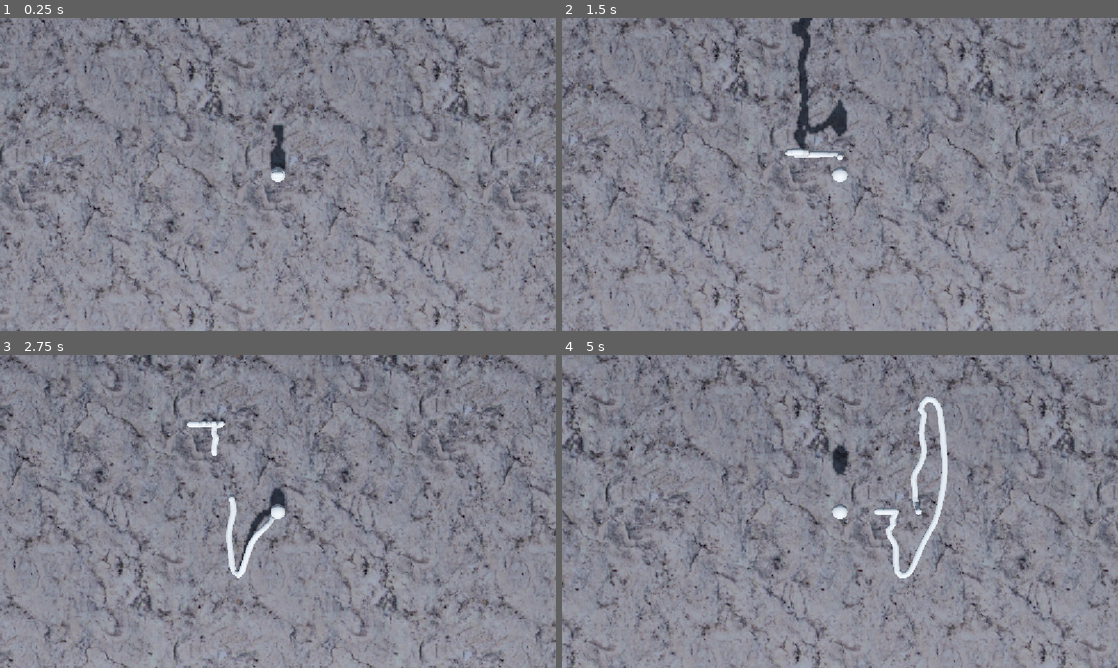
Above: before the commit, frames 1-4 (two rows, left to right).
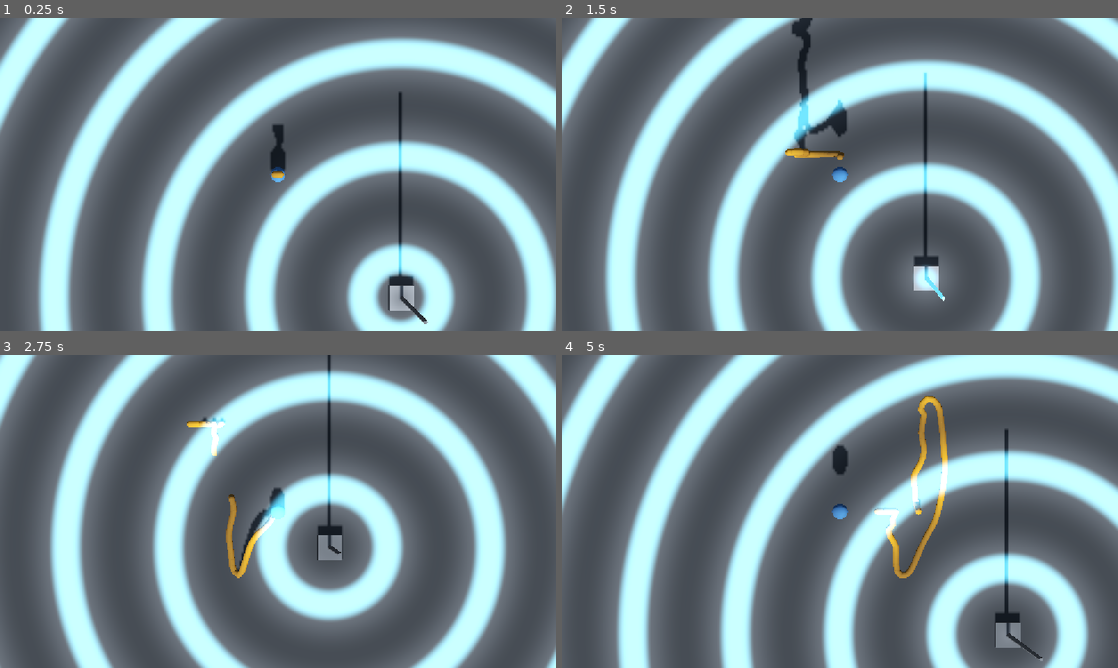
Above: after the commit, the same moments.

Repository: benpm/ldjam59
Game: Godot game, scene res://level.tscn
Two runs of this game, one before a commit and one after it. Both use one fixed random seed, a clock stepped at 60 frames per second and the inputs below.
Inputs (mouse positions are in pixels of both pictures, inside the frame that each line leads up to):
- Up to frame 1 (0.25 s): no input
- Up to frame 2 (1.5 s): move the mouse to (962, 158) at 0.52 s; press the mouse at (962, 158) at 0.53 s; hold D (move_right) 0.53-1.28 s; tap Space (jump) at 0.77 s; move the mouse to (728, 190) at 1.27 s; release the mouse at (728, 190) at 1.28 s; hold S (move_back) from 1.28 s (still down); click (728, 190) at 1.35 s
- Up to frame 3 (2.75 s): tap Space (jump) at 1.52 s; move the mouse to (333, 442) at 2.02 s; release S (move_back) at 2.03 s; press the mouse at (333, 442) at 2.03 s; hold D (move_right) from 2.03 s (still down)
- Up to frame 4 (5 s): move the mouse to (812, 574) at 2.77 s; release D (move_right) at 2.78 s; release the mouse at (812, 574) at 2.78 s; hold W (move_forward) 2.78-3.53 s; click (812, 574) at 2.85 s; tap Space (jump) at 3.02, 3.77, 4.52 s; move the mouse to (1006, 558) at 3.52 s; press the mouse at (1006, 558) at 3.53 s; hold A (move_left) from 3.53 s (still down); move the mouse to (673, 464) at 4.27 s; release the mouse at (673, 464) at 4.28 s; click (673, 464) at 4.35 s

The runs differ from the first frame. In frame 1, 88% of the frame differs, in the area x 0-100%, y 0-100%; in frame 2, 89%; in frame 3, 89%; in frame 4, 89%.

Commit message:
radio tower

Diff:
--- a/dynamic_chain.gd
+++ b/dynamic_chain.gd
@@ -37,6 +37,8 @@
 @export var anchor: Node3D
 @export var end_anchor: Node3D
 @export var link_container: Node3D
+
+@export var link_material: Material
 
 @export var link_mesh: Mesh:
 	set(value):
@@ -95,6 +97,8 @@
 	for i in range(link_count):
 		var inst := MeshInstance3D.new()
 		inst.mesh = mesh
+		if is_instance_valid(link_material):
+			inst.material_override = link_material
 		link_container.add_child(inst)
 		_mesh_instances.append(inst)
 
--- a/level.tscn
+++ b/level.tscn
@@ -5,6 +5,8 @@
 [ext_resource type="Material" uid="uid://copt7k7u3o4ew" path="res://stone.tres" id="1_vonw3"]
 [ext_resource type="Script" uid="uid://cfmqwtgq1lytw" path="res://cables.gd" id="3_0b4ue"]
 [ext_resource type="PackedScene" path="res://player.tscn" id="5_player"]
+[ext_resource type="Shader" path="res://radio_tower.gdshader" id="6_shader"]
+[ext_resource type="PackedScene" uid="uid://dx3m7k9p1vw8n" path="res://radio_tower.tscn" id="7_tower"]
 
 [sub_resource type="ProceduralSkyMaterial" id="ProceduralSkyMaterial_u52ul"]
 
@@ -29,6 +31,24 @@
 
 [sub_resource type="WorldBoundaryShape3D" id="WorldBoundaryShape3D_f2txt"]
 
+[sub_resource type="ShaderMaterial" id="ShaderMaterial_ground"]
+shader = ExtResource("6_shader")
+shader_parameter/ring_speed = 3.0
+shader_parameter/ring_scale = 1.5
+shader_parameter/ring_sharpness = 0.7
+shader_parameter/quant_steps = 4.0
+shader_parameter/albedo = Color(0.35, 0.32, 0.28, 1)
+shader_parameter/ring_color = Color(0.3, 0.8, 1.0, 1.0)
+
+[sub_resource type="ShaderMaterial" id="ShaderMaterial_cable"]
+shader = ExtResource("6_shader")
+shader_parameter/ring_speed = 3.0
+shader_parameter/ring_scale = 1.5
+shader_parameter/ring_sharpness = 0.7
+shader_parameter/quant_steps = 4.0
+shader_parameter/albedo = Color(0.75, 0.45, 0.1, 1)
+shader_parameter/ring_color = Color(0.3, 0.8, 1.0, 1.0)
+
 [node name="Level" type="Node3D" unique_id=1311408348]
 script = ExtResource("1_oi3di")
 
@@ -52,6 +72,7 @@
 link_length = 0.25
 link_count = 100
 link_mesh = SubResource("CapsuleMesh_0b4ue")
+link_material = SubResource("ShaderMaterial_cable")
 
 [node name="Player" parent="." unique_id=987654321 instance=ExtResource("5_player")]
 unique_name_in_owner = true
@@ -61,8 +82,11 @@
 physics_material_override = SubResource("PhysicsMaterial_0b4ue")
 
 [node name="floor" type="MeshInstance3D" parent="StaticBody3D" unique_id=176021552]
-material_override = ExtResource("1_vonw3")
+material_override = SubResource("ShaderMaterial_ground")
 mesh = SubResource("PlaneMesh_5xgho")
 
 [node name="floor_collider" type="CollisionShape3D" parent="StaticBody3D" unique_id=609846798]
 shape = SubResource("WorldBoundaryShape3D_f2txt")
+
+[node name="RadioTower" parent="." unique_id=111222333 instance=ExtResource("7_tower")]
+transform = Transform3D(1, 0, 0, 0, 1, 0, 0, 0, 1, 5, 0, 5)
--- a/player.tscn
+++ b/player.tscn
@@ -1,6 +1,7 @@
 [gd_scene format=3 uid="uid://b4xpq2r7mn1ks"]
 
 [ext_resource type="Script" uid="uid://dko1x8m5qc68v" path="res://player.gd" id="1_player"]
+[ext_resource type="Shader" path="res://radio_tower.gdshader" id="2_shader"]
 
 [sub_resource type="CapsuleShape3D" id="CapsuleShape3D_player"]
 radius = 0.3
@@ -10,6 +11,15 @@
 radius = 0.3
 height = 1.0
 
+[sub_resource type="ShaderMaterial" id="ShaderMaterial_player"]
+shader = ExtResource("2_shader")
+shader_parameter/ring_speed = 3.0
+shader_parameter/ring_scale = 1.5
+shader_parameter/ring_sharpness = 0.7
+shader_parameter/quant_steps = 4.0
+shader_parameter/albedo = Color(0.2, 0.5, 0.7, 1)
+shader_parameter/ring_color = Color(0.3, 0.8, 1.0, 1)
+
 [node name="Player" type="CharacterBody3D"]
 script = ExtResource("1_player")
 
@@ -18,3 +28,4 @@
 
 [node name="MeshInstance3D" type="MeshInstance3D" parent="."]
 mesh = SubResource("CapsuleMesh_player")
+material_override = SubResource("ShaderMaterial_player")
--- a/project.godot
+++ b/project.godot
@@ -57,6 +57,13 @@
 ]
 }
 
+[shader_globals]
+
+tower_world_pos={
+"type": "vec3",
+"value": Vector3(0, 0, 0)
+}
+
 [rendering]
 
 rendering_device/driver.windows="d3d12"
--- /dev/null
+++ b/radio_tower.gd
@@ -0,0 +1,4 @@
+class_name RadioTower extends Node3D
+
+func _ready() -> void:
+	RenderingServer.global_shader_parameter_set("tower_world_pos", global_position)
--- /dev/null
+++ b/radio_tower.gdshader
@@ -0,0 +1,39 @@
+shader_type spatial;
+
+global uniform vec3 tower_world_pos;
+uniform float ring_speed : hint_range(0.0, 20.0) = 3.0;
+uniform float ring_scale : hint_range(0.1, 10.0) = 1.5;
+uniform float ring_sharpness : hint_range(0.0, 0.99) = 0.7;
+uniform float quant_steps : hint_range(2.0, 32.0) = 4.0;
+uniform vec4 albedo : source_color = vec4(0.35, 0.32, 0.28, 1.0);
+uniform vec4 ring_color : source_color = vec4(0.3, 0.8, 1.0, 1.0);
+
+varying vec3 world_pos;
+
+void vertex() {
+	world_pos = (MODEL_MATRIX * vec4(VERTEX, 1.0)).xyz;
+}
+
+void fragment() {
+	float dist = length(world_pos.xz - tower_world_pos.xz);
+
+	// Outward-moving sine wave; map to [0,1]
+	float wave = sin(dist * ring_scale - TIME * ring_speed) * 0.5 + 0.5;
+
+	// Sharp ring mask at wave crests
+	float ring = smoothstep(ring_sharpness, 1.0, wave);
+
+	// Posterize the base color (quantization filter)
+	vec3 base = albedo.rgb;
+	vec3 quantized = floor(base * quant_steps + 0.5) / quant_steps;
+
+	// Off-ring: quantized and darkened in troughs
+	// On-ring:  full base brightness + emissive glow
+	vec3 off_ring = quantized * (0.5 + wave * 0.5);
+	vec3 on_ring  = base;
+
+	ALBEDO   = mix(off_ring, on_ring, ring);
+	EMISSION = ring_color.rgb * ring;
+	ROUGHNESS = 0.95;
+	METALLIC  = 0.0;
+}
--- /dev/null
+++ b/radio_tower.tscn
@@ -0,0 +1,34 @@
+[gd_scene format=3 uid="uid://dx3m7lap1vw8n"]
+
+[ext_resource type="Script" path="res://radio_tower.gd" id="1_script"]
+[ext_resource type="Shader" path="res://radio_tower.gdshader" id="2_shader"]
+
+[sub_resource type="BoxMesh" id="BoxMesh_base"]
+size = Vector3(1.0, 0.5, 1.0)
+
+[sub_resource type="CylinderMesh" id="CylinderMesh_mast"]
+top_radius = 0.06
+bottom_radius = 0.09
+height = 8.0
+
+[sub_resource type="ShaderMaterial" id="ShaderMaterial_tower"]
+shader = ExtResource("2_shader")
+shader_parameter/ring_speed = 3.0
+shader_parameter/ring_scale = 1.5
+shader_parameter/ring_sharpness = 0.7
+shader_parameter/quant_steps = 4.0
+shader_parameter/albedo = Color(0.4, 0.4, 0.45, 1)
+shader_parameter/ring_color = Color(0.3, 0.8, 1.0, 1)
+
+[node name="RadioTower" type="Node3D"]
+script = ExtResource("1_script")
+
+[node name="base" type="MeshInstance3D" parent="."]
+transform = Transform3D(1, 0, 0, 0, 1, 0, 0, 0, 1, 0, 0.25, 0)
+mesh = SubResource("BoxMesh_base")
+material_override = SubResource("ShaderMaterial_tower")
+
+[node name="mast" type="MeshInstance3D" parent="."]
+transform = Transform3D(1, 0, 0, 0, 1, 0, 0, 0, 1, 0, 4.5, 0)
+mesh = SubResource("CylinderMesh_mast")
+material_override = SubResource("ShaderMaterial_tower")
Not shown, added: radio_tower.gd.uid
Not shown, added: radio_tower.gdshader.uid
